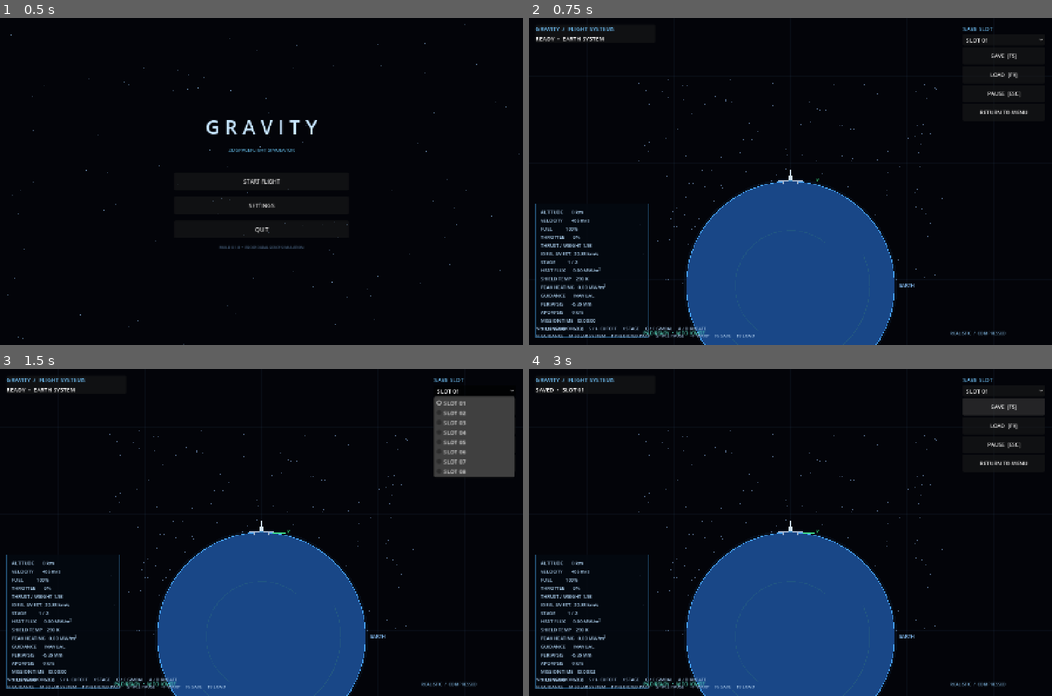
Above: before the commit, frames 1-4 (two rows, left to right).
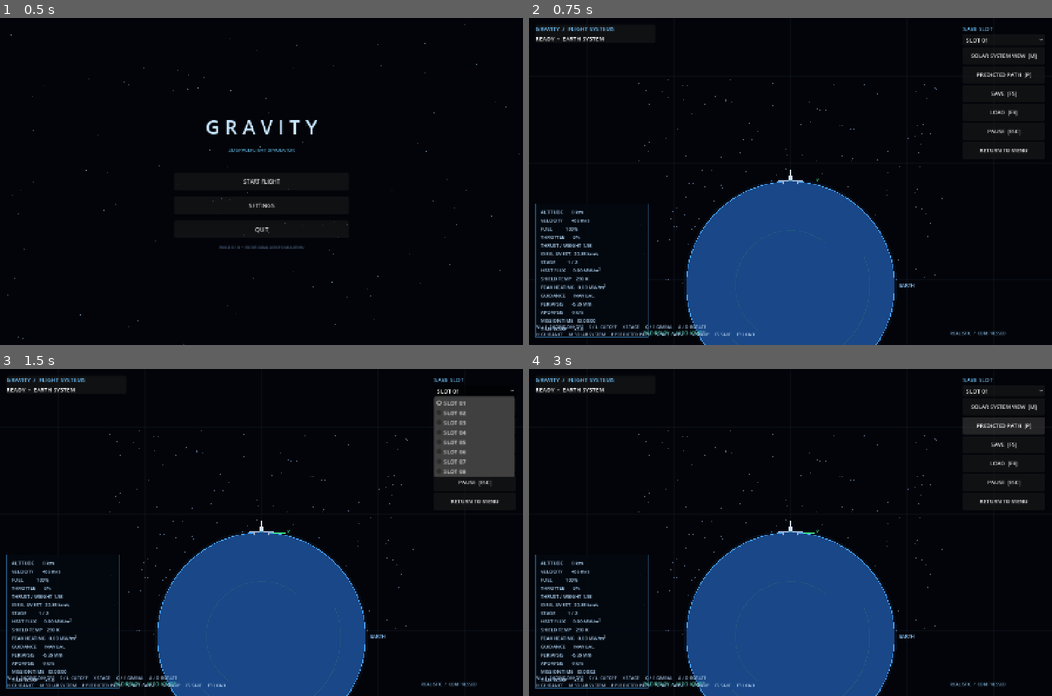
Above: after the commit, the same moments.

Repository: Blagos1195/Gravity-simulator
Game: Godot game, scene res://scenes/main.tscn
The game is run twice, just before and just after one commit, with the same random seed, the same clock (stepped at 60 frames per second) and the same inputs.
Inputs:
- Up to frame 1 (0.5 s): no input
- Up to frame 2 (0.75 s): click "START FLIGHT" at 0.5 s
- Up to frame 3 (1.5 s): click "SLOT 01" at 1.25 s
- Up to frame 4 (3 s): click "SAVE [F5]" (after the commit: "SOLAR SYSTEM VIEW [M]") at 2 s; click "SAVE [F5]" (after the commit: "PREDICTED PATH [P]") at 2.75 s

Frame 1 is identical in both runs. In frame 2, 1.1% of the frame differs, in the area x 1-98%, y 10-98%; in frame 3, 0.8%; in frame 4, 1.3%, in the area x 1-98%, y 5-98%.

Commit message:
Add flight display controls and responsive HUD layout

Diff:
--- a/Gravity/scripts/main.gd
+++ b/Gravity/scripts/main.gd
@@ -180,6 +180,12 @@
 	slot_picker.item_selected.connect(func(index: int): save_slot = index + 1)
 	right.add_child(slot_picker)
 
+	_add_button(right, "SOLAR SYSTEM VIEW  [M]", func(): sim.show_solar_system = not sim.show_solar_system)
+	_add_button(right, "PREDICTED PATH  [P]", func():
+		sim.show_predicted_trajectory = not sim.show_predicted_trajectory
+		if sim.show_predicted_trajectory:
+			sim._calculate_predicted_trajectory()
+	)
 	_add_button(right, "SAVE  [F5]", func(): _save_game(false))
 	_add_button(right, "LOAD  [F9]", _load_game)
 	_add_button(right, "PAUSE  [ESC]", _pause_simulation)
@@ -187,8 +193,11 @@
 
 	var bottom := Label.new()
 	bottom.set_anchors_preset(Control.PRESET_BOTTOM_WIDE)
-	bottom.position = Vector2(20, -54)
-	bottom.size = Vector2(1300, 46)
+	bottom.offset_left = 20
+	bottom.offset_right = -20
+	bottom.offset_top = -58
+	bottom.offset_bottom = -8
+	bottom.autowrap_mode = TextServer.AUTOWRAP_WORD_SMART
 	bottom.text = "W / ↑ ENGINE ON/OFF     S / ↓ CUTOFF     X STAGE     Q / E GIMBAL     A / D ROTATE\nH GUIDANCE     M SOLAR SYSTEM     P PREDICTED PATH     SPACE PAUSE     +/- WARP     F5 SAVE     F9 LOAD"
 	bottom.add_theme_font_size_override("font_size", 12)
 	bottom.add_theme_color_override("font_color", Color(0.65, 0.77, 0.9))
